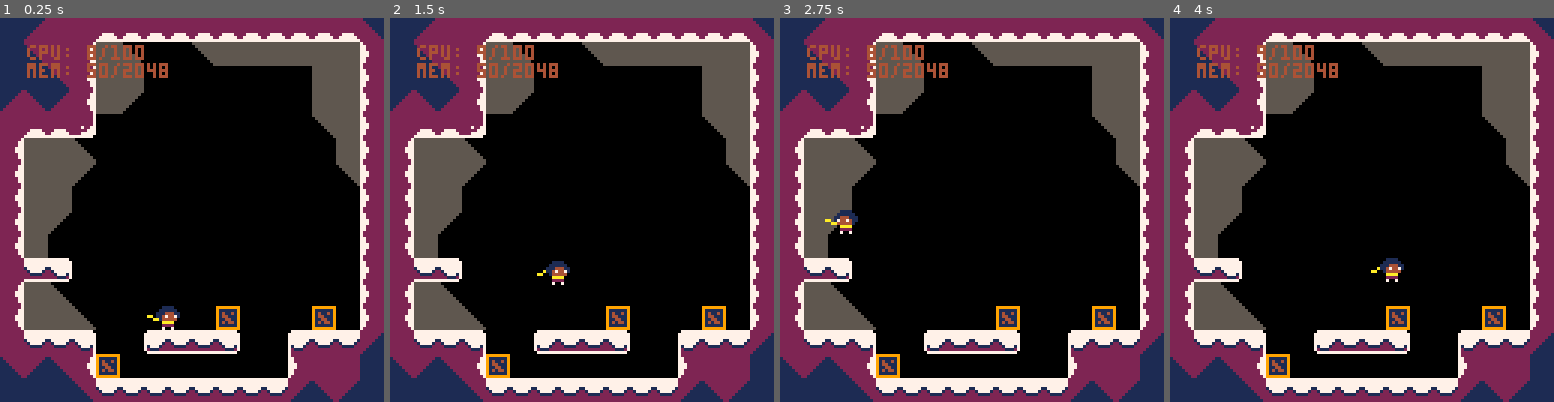
Above: before the commit, frames 1-4 (left to right).
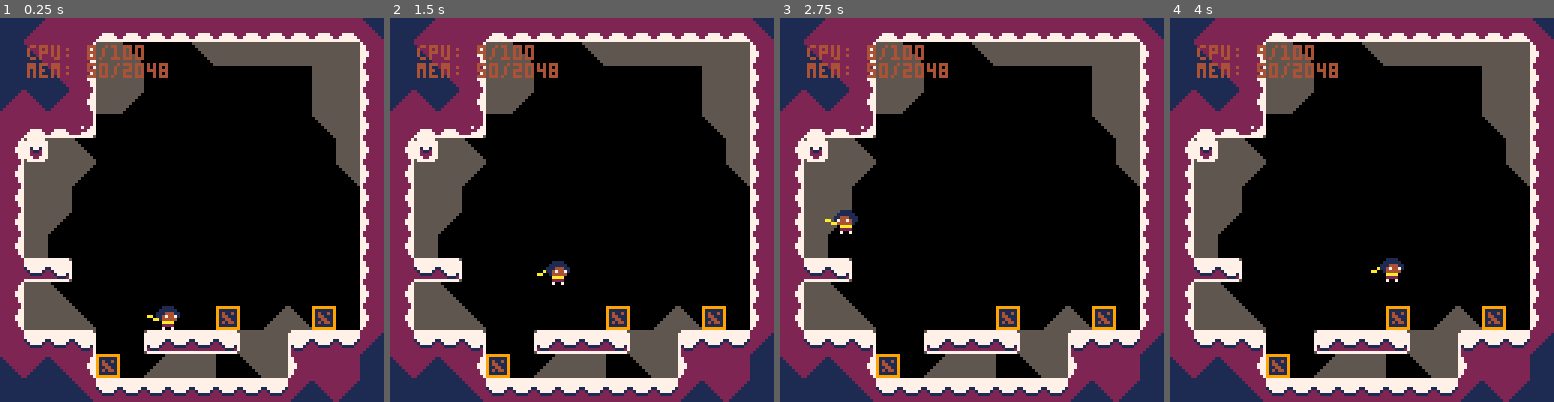
Above: after the commit, the same moments.

Repository: ExOK/Celeste2
Game: PICO-8 cartridge celeste2.p8
Two runs of this game, one before a commit and one after it. Both use one fixed random seed, a clock stepped at 60 frames per second and the inputs below.
Inputs:
- Up to frame 1 (0.25 s): no input
- Up to frame 2 (1.5 s): tap O (Z key) at 0.33, 0.7, 1.43 s; tap X (X key) at 1.07 s
- Up to frame 3 (2.75 s): hold Left 1.97-2.37 s; tap X (X key) at 2.07, 2.4, 2.73 s; tap O (Z key) at 2.22 s; hold Down from 2.42 s (still down)
- Up to frame 4 (4 s): release Down at 2.82 s; hold Right 2.87-3.53 s; tap X (X key) at 3.07, 3.4, 3.73 s; tap O (Z key) at 3.1, 3.98 s; hold Up from 3.58 s (still down)

The runs differ from the first frame. In frame 1, 3.3% of the frame differs, in the area x 6-82%, y 30-94%; in frame 2, 3.3%; in frame 3, 3.3%; in frame 4, 3.3%.

Commit message:
art tweaks

Diff:
--- a/celeste2.p8
+++ b/celeste2.p8
@@ -163,7 +163,7 @@
 007007007222220700aaaa0000222200000000000000000000000000000000000000000000000000000000000000000000000000000000000000000000000000
 00000000722222070022220007000070000000000000000000000000000000000000000000000000000000000000000000000000000000000000000000000000
 00000000777777770070070000000000000000000000000000000000000000000000000000000000000000000000000000000000000000000000000000000000
-07777777777777777777777099999999000000000000000000000000000000000000000000000000000000000000000000000000000000000000000000000000
+57777777777777777777777599999999000000000000000000000000000000000000000000000000000000000000000000000000000000000000000000000000
 77777777777777777777777791111119000000000000000000000000000000000000000000000000000000000000000000000000000000000000000000000000
 77777777777777777777777791411419000000000000000000000000000000000000000000000000000000000000000000000000000000000000000000000000
 77777771177777711777777791441119000000000000000000000000000000000000000000000000000000000000000000000000000000000000000000000000
@@ -171,24 +171,24 @@
 71777122221111222217771791414419000000000000000000000000000000000000000000000000000000000000000000000000000000000000000000000000
 72111222222222222221112791111119000000000000000000000000000000000000000000000000000000000000000000000000000000000000000000000000
 72222222222222222222222799999999000000000000000000000000000000000000000000000000000000000000000000000000000000000000000000000000
-72222222222222222222222707777770000000000000000022222222222222225555555555555555555555550000000000000000000000000000000000000000
+72222222222222222222222757777775000000000000000022222222222222225555555555555555555555550000000000000000000000000000000000000000
 77222222222222222222227777777777000000000000000022222221122222225555555555555550055555550000000000000000000000000000000000000000
 77222222222222222222227777777777000000000000000022222211112222225555555555555500005555550000000000000000000000000000000000000000
 77722222222222222222277777177177000000000000000022222111111222225555555555555000000555550000000000000000000000000000000000000000
 77722222222222222222277777211277000000000000000022221111111122225555555555550000000055550000000000000000000000000000000000000000
 77222222222222222222227777222277000000000000000022211111111112225555555555500000000005550000000000000000000000000000000000000000
 77222222222222222222227777722777000000000000000022111111111111225555555555000000000000550000000000000000000000000000000000000000
-72222222222222222222222707777770000000000000000021111111111111125555555550000000000000050000000000000000000000000000000000000000
-72222222222222222222222707777777777777777777777021111111111111121111111150000000000000050000000000000000000000000000000000000000
+72222222222222222222222757777775000000000000000021111111111111125555555550000000000000050000000000000000000000000000000000000000
+72222222222222222222222757777777777777777777777521111111111111121111111150000000000000050000000000000000000000000000000000000000
 72222222222222222222222777777777777777777777777722111111111111221111111155000000000000550000000000000000000000000000000000000000
 72222722222222222222222777777777777777777777777722211111111112221111111155500000000005550000000000000000000000000000000000000000
 72222222222222222222222777777771177777711777777722221111111122221111111155550000000055550000000000000000000000000000000000000000
 77222222222222222227227777777712217777122177777722222111111222221111111155555000000555550000000000000000000000000000000000000000
 77722222227777222222277771777122221111222217771722222211112222221111111155555500005555550000000000000000000000000000000000000000
 77777222277777722227777772111222222222222221112722222221122222221111111155555550055555550000000000000000000000000000000000000000
-07777777777777777777777007777777777777777777777022222222222222221111111155555555555555550000000000000000000000000000000000000000
+57777777777777777777777557777777777777777777777522222222222222221111111155555555555555550000000000000000000000000000000000000000
 __gff__
-0003000000000000000000000000000003030300000000000000000000000000030303000000010101010100000000000303030303030101010101000000000000000000000000000000000000000000000000000000000000000000000000000000000000000000000000000000000000000000000000000000000000000000
+0003000000000000000000000000000003030300000000000000000000000000030303030000030301010100000000000303030303030303010101000000000000000000000000000000000000000000000000000000000000000000000000000000000000000000000000000000000000000000000000000000000000000000
 0000000000000000000000000000000000000000000000000000000000000000000000000000000000000000000000000000000000000000000000000000000000000000000000000000000000000000000000000000000000000000000000000000000000000000000000000000000000000000000000000000000000000000
 __map__
 3837212131313131313131313131313600000000000000000000000000000000000000000000000000000000000000000000000000000000000000000000000000000000000000000000000000000000000000000000000000000000000000000000000000000000000000000000000000000000000000000000000000000000
@@ -196,14 +196,14 @@
 3838272228280000000000000028282000000000000000000000000000000000000000000000000000000000000000000000000000000000000000000000000000000000000000000000000000000000000000000000000000000000000000000000000000000000000000000000000000000000000000000000000000000000
 3736372228290000000000000028282000000000000000000000000000000000000000000000000000000000000000000000000000000000000000000000000000000000000000000000000000000000000000000000000000000000000000000000000000000000000000000000000000000000000000000000000000000000
 213131320000000000000000002a282000000000000000000000000000000000000000000000000000000000000000000000000000000000000000000000000000000000000000000000000000000000000000000000000000000000000000000000000000000000000000000000000000000000000000000000000000000000
-2228283900000000000000000000282000000000000000000000000000000000000000000000000000000000000000000000000000000000000000000000000000000000000000000000000000000000000000000000000000000000000000000000000000000000000000000000000000000000000000000000000000000000
+2223283900000000000000000000282000000000000000000000000000000000000000000000000000000000000000000000000000000000000000000000000000000000000000000000000000000000000000000000000000000000000000000000000000000000000000000000000000000000000000000000000000000000
 22282829000000000000000000002a2000000000000000000000000000000000000000000000000000000000000000000000000000000000000000000000000000000000000000000000000000000000000000000000000000000000000000000000000000000000000000000000000000000000000000000000000000000000
 2228280000000000000000000000002000000000000000000000000000000000000000000000000000000000000000000000000000000000000000000000000000000000000000000000000000000000000000000000000000000000000000000000000000000000000000000000000000000000000000000000000000000000
 2228290000000000000000000000002000000000000000000000000000000000000000000000000000000000000000000000000000000000000000000000000000000000000000000000000000000000000000000000000000000000000000000000000000000000000000000000000000000000000000000000000000000000
 2228000000000000000000000000002000000000000000000000000000000000000000000000000000000000000000000000000000000000000000000000000000000000000000000000000000000000000000000000000000000000000000000000000000000000000000000000000000000000000000000000000000000000
 2134350000000002000000000000002000000000000000000000000000000000000000000000000000000000000000000000000000000000000000000000000000000000000000000000000000000000000000000000000000000000000000000000000000000000000000000000000000000000000000000000000000000000
 2228390000000000000000000000002000000000000000000000000000000000000000000000000000000000000000000000000000000000000000000000000000000000000000000000000000000000000000000000000000000000000000000000000000000000000000000000000000000000000000000000000000000000
-2228283900000000001300000013002000000000000000000000000000000000000000000000000000000000000000000000000000000000000000000000000000000000000000000000000000000000000000000000000000000000000000000000000000000000000000000000000000000000000000000000000000000000
-2111111200003334343500001011112600000000000000000000000000000000000000000000000000000000000000000000000000000000000000000000000000000000000000000000000000000000000000000000000000000000000000000000000000000000000000000000000000000000000000000000000000000000
-2726272213000000000000002021213800000000000000000000000000000000000000000000000000000000000000000000000000000000000000000000000000000000000000000000000000000000000000000000000000000000000000000000000000000000000000000000000000000000000000000000000000000000
+22282839000000000013003a3913002000000000000000000000000000000000000000000000000000000000000000000000000000000000000000000000000000000000000000000000000000000000000000000000000000000000000000000000000000000000000000000000000000000000000000000000000000000000
+2111111200003334343528281011112600000000000000000000000000000000000000000000000000000000000000000000000000000000000000000000000000000000000000000000000000000000000000000000000000000000000000000000000000000000000000000000000000000000000000000000000000000000
+2726272213003a2828002a282021213800000000000000000000000000000000000000000000000000000000000000000000000000000000000000000000000000000000000000000000000000000000000000000000000000000000000000000000000000000000000000000000000000000000000000000000000000000000
 3838382711111111111111112627263800000000000000000000000000000000000000000000000000000000000000000000000000000000000000000000000000000000000000000000000000000000000000000000000000000000000000000000000000000000000000000000000000000000000000000000000000000000
